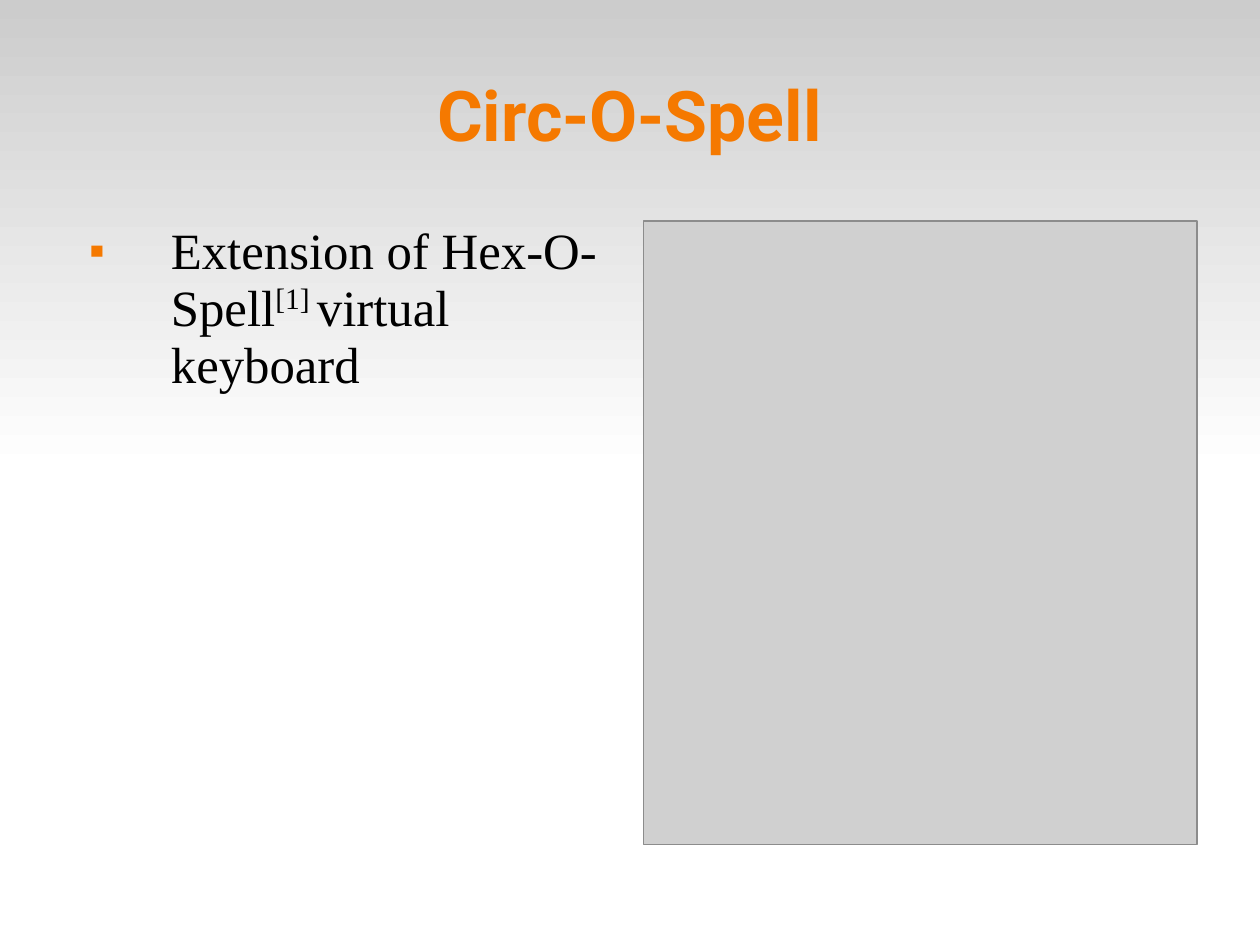
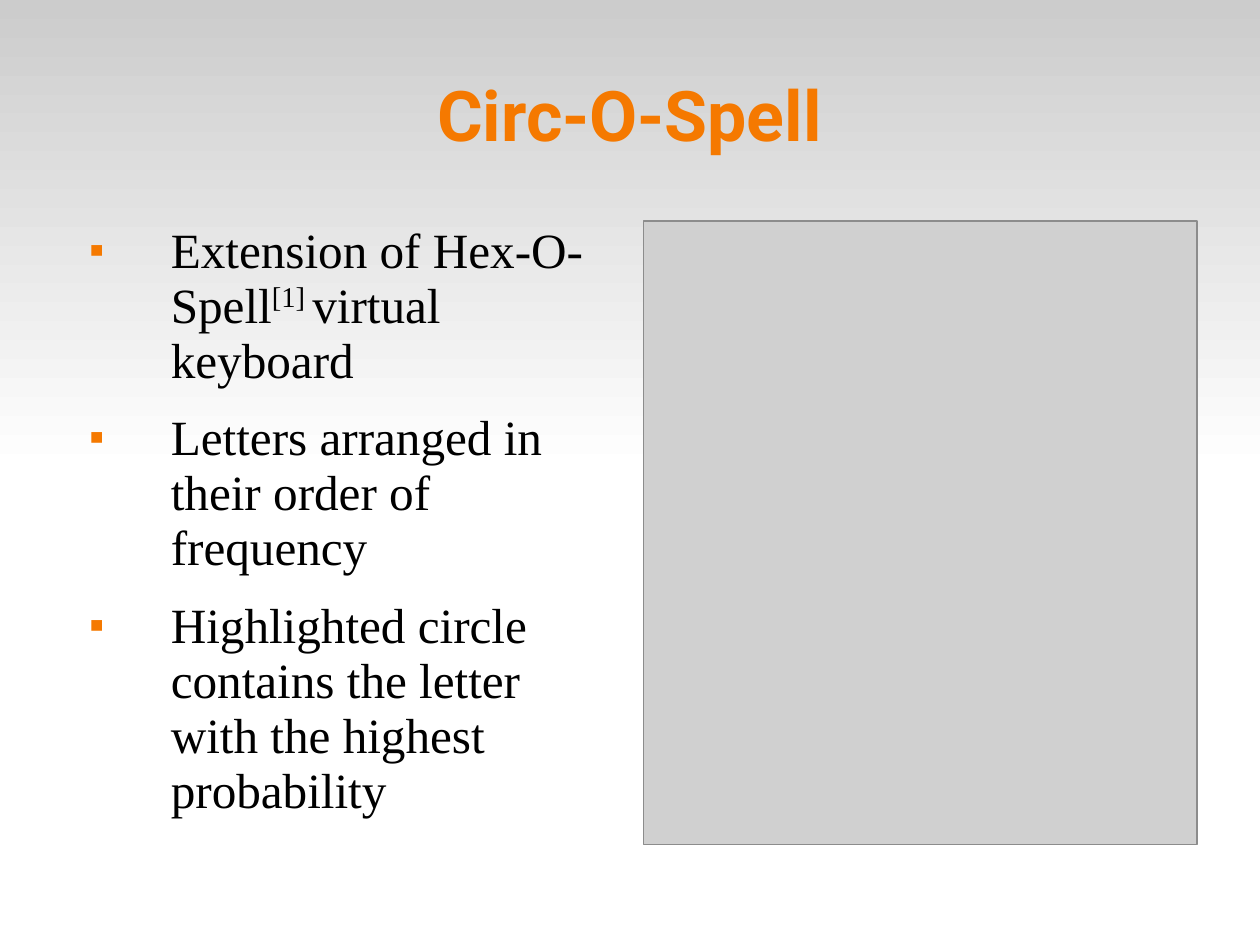
Before and after one commit to abdullah38rcc/BCI-Virtual-Keyboard, a slide deck: slide 1 of circlespell/docs/circlespell.ppt. Drawn at 1260x945 pixels with LibreOffice and Linux fonts; fonts in the diff are those of the drawing; grey boxes stand for pictures. Boxes give left, top, right and bottom in pixels: in the first picture for what was removed or moved away, otherwise in the second. Text is boxed around its words. In the diff, an @@ line names an element or a change of style, - is before the commit and + after.

Commit message:
* removed 'del' from top-level in circlespell * added /pix dir with circlespell screenshots * finished 1st pass of circlespell part of ppt *

```diff
--- a/circlespell/docs/circlespell.ppt
+++ b/circlespell/docs/circlespell.ppt
@@ text at [171, 233, 583, 388]: size 32 to 31 pt in "Extension of Hex-O-Spell[1] virtual keyboard" @@
@@ text at [171, 421, 542, 818]: paragraphs added @@
+■ Letters arranged in their order of frequency
+■ Highlighted circle contains the letter with the highest probability
```
Also in this commit, not shown: 1 slide added, 8 other files.
